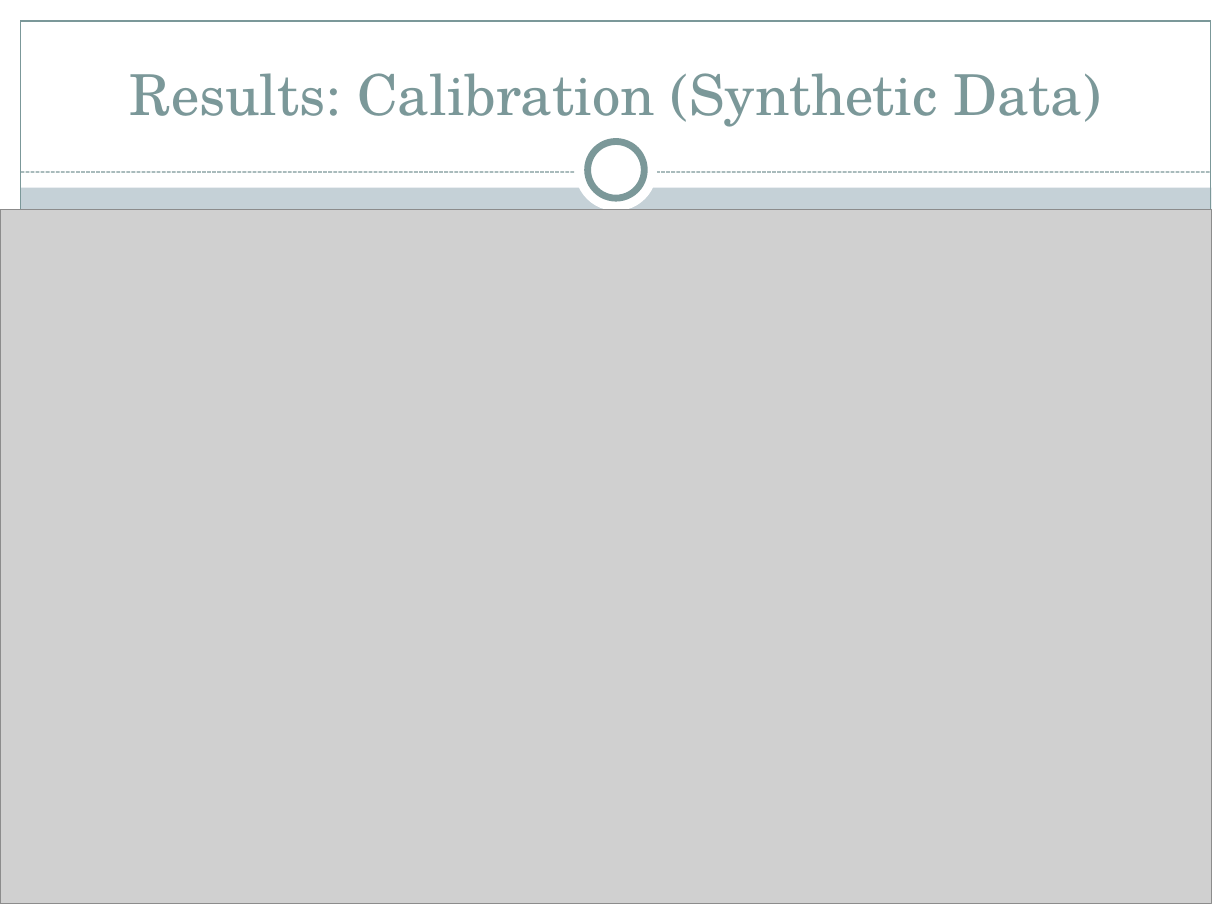
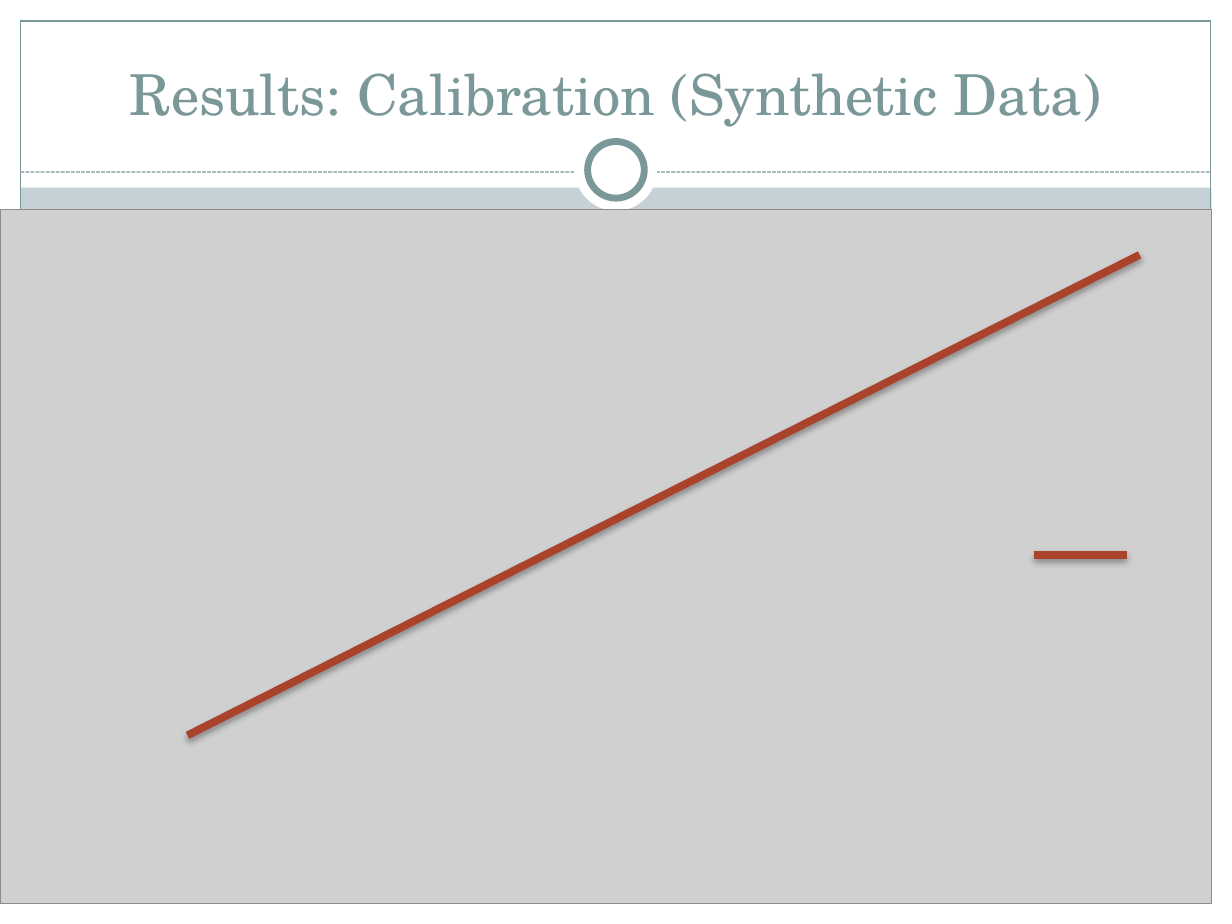
Before and after one commit to brahmaneya/WorkerEvaluationGeneral, a slide deck: slide 28 of Presentation/WorkerEval.pptx (slide 19 before the commit). Drawn at 1232x924 pixels with LibreOffice and Linux fonts; fonts in the diff are those of the drawing; grey boxes stand for pictures. Boxes give left, top, right and bottom in pixels: in the first picture for what was removed or moved away, otherwise in the second. Text is boxed around its words. In the diff, an @@ line names an element or a change of style, - is before the commit and + after.

```diff
--- a/Presentation/WorkerEval.pptx
+++ b/Presentation/WorkerEval.pptx
@@ line added from (187, 736) to (1140, 255), #A9432B 4.5 pt @@
@@ line added from (1034, 556) to (1127, 556), #A9432B 4.5 pt @@
```
Also in this commit, not shown: 7 other slides changed, 9 slides added, 1 other file.
